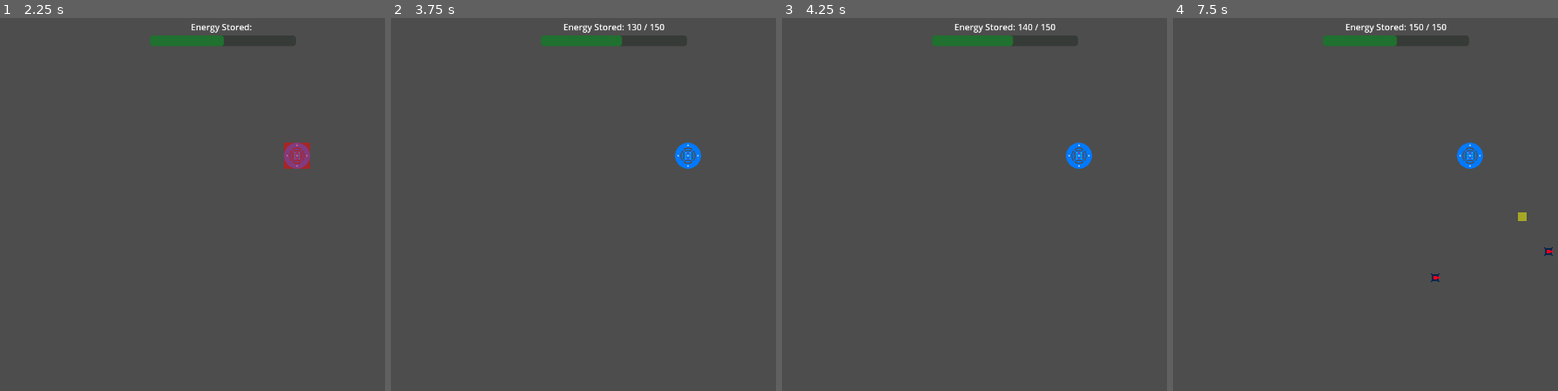
Above: before the commit, frames 1-4 (left to right).
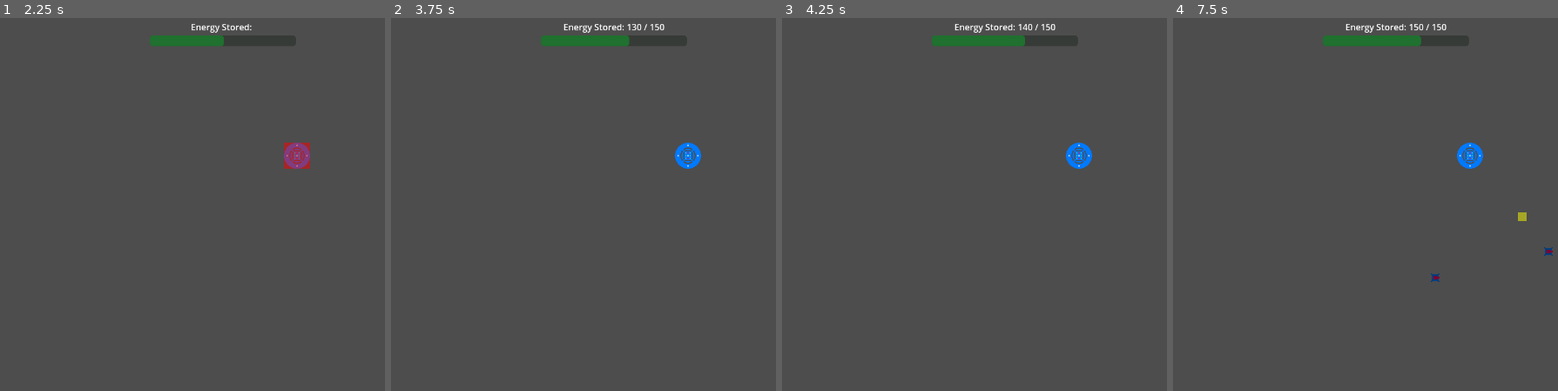
Above: after the commit, the same moments.

Repository: PabloNina/base-defense
Game: Godot game, scene res://src/scenes/test_scenes/first_ts.tscn
Two runs of this game, one before a commit and one after it. Both use one fixed random seed, a clock stepped at 60 frames per second and the inputs below. The project has no main scene, so this scene is started directly.
Inputs (mouse positions are in pixels of both pictures, inside the frame that each line leads up to):
- Up to frame 1 (2.25 s): tap Enter at 0.5, 2 s; move the mouse to (377, 245) at 0.52 s; hold 1 (key_1) 0.53-1.25 s; click (377, 245) at 0.67 s; tap Space at 1.25 s; drag from (84, 297) to (377, 252) at 1.27 s; move the mouse to (292, 159) at 2.02 s; hold 3 (key_3) from 2.03 s (still down); click (292, 159) at 2.17 s
- Up to frame 2 (3.75 s): release 3 (key_3) at 2.75 s; tap Space at 2.75 s; drag from (687, 156) to (406, 193) at 2.77 s; tap Enter at 3.5 s; move the mouse to (outside the picture) at 3.52 s; hold Right mouse button (right_mouse) from 3.53 s (still down); click (outside the picture) at 3.67 s
- Up to frame 3 (4.25 s): keep holding Right mouse button (right_mouse)
- Up to frame 4 (7.5 s): release Right mouse button (right_mouse) at 4.25 s; tap Space at 4.25 s; drag from (1188, 193) to (1469, 156) at 4.27 s; move the mouse to (1430, 271) at 5.02 s; hold 2 (key_2) 5.03-5.75 s; click (1430, 271) at 5.17 s; drag from (1434, 279) to (1257, 297) at 5.77 s; move the mouse to (1550, 245) at 6.52 s; press the mouse at (1550, 245) at 6.53 s; release the mouse at (1550, 245) at 7.25 s; drag from (1550, 252) to (1469, 156) at 7.27 s

Frame 1 is identical in both runs. In frame 2, less than 0.1% of the frame differs, in the area x 59-62%, y 4-8%; in frame 3, less than 0.1%; in frame 4, 0.3%, in the area x 57-99%, y 4-71%.

Commit message:
Corrections

Diff:
--- a/src/scenes/buildings/energy_relay.gd
+++ b/src/scenes/buildings/energy_relay.gd
@@ -1,10 +1,11 @@
+class_name EnergyRelay
 extends Relay
 
 @onready var sprite_2d: Sprite2D = $Sprite2D
 
 func _update_power_visual():
 	# Color the sprite based on whether the relay is built
-	# and optionally change alpha/brightness if unpowered
+	# maybe change something if unpowered
 	if is_built:
 		# Built relay: full color
 		sprite_2d.modulate = Color(1, 1, 1, 1)
--- a/src/scenes/buildings/plasma_cannon.gd
+++ b/src/scenes/buildings/plasma_cannon.gd
@@ -4,7 +4,18 @@
 @onready var turret_sprite: Sprite2D = $TurretSprite
 
 func _update_power_visual():
-	if base_sprite == null and turret_sprite == null:
-		return
-	base_sprite.modulate = Color(1.0, 1.0, 1.0) if is_powered else Color(1.0, 0.3, 0.3)
-	turret_sprite.modulate = Color(1.0, 1.0, 1.0) if is_powered else Color(1.0, 0.3, 0.3)
+		# Color the sprite based on whether the relay is built
+	# and optionally change alpha/brightness if unpowered
+	if is_built:
+		# Built relay: full color
+		base_sprite.modulate = Color(1, 1, 1, 1)
+		turret_sprite.modulate = Color(1, 1, 1, 1)
+	else:
+		# Not built: dimmed / greyed out
+		base_sprite.modulate = Color(0.5, 0.5, 0.5, 1)
+		turret_sprite.modulate = Color(0.5, 0.5, 0.5, 1)
+
+	#if base_sprite == null and turret_sprite == null:
+		#return
+	#base_sprite.modulate = Color(1.0, 1.0, 1.0) if is_powered else Color(1.0, 0.3, 0.3)
+	#turret_sprite.modulate = Color(1.0, 1.0, 1.0) if is_powered else Color(1.0, 0.3, 0.3)
--- a/src/scenes/components/network_manager.gd
+++ b/src/scenes/components/network_manager.gd
@@ -30,7 +30,7 @@
 
 var stored_energy: int = 0  # total energy stored
 var max_stored_energy: int = 150
-
+var net_balance: int = 0
 # -----------------------------------------
 # --- Engine Callbacks --------------------
 # -----------------------------------------
@@ -263,12 +263,10 @@
 	stored_energy = clamp(stored_energy, -max_stored_energy, max_stored_energy)
 
 	# --- Compute Net Balance for UI ---
-	var net_balance: int = produced - spent  # + means surplus, - means deficit
+	net_balance += produced - spent  # + means surplus, - means deficit
 
 	# --- Emit UI Updates ---
 	ui_update_energy.emit(base.stored_energy, net_balance)
-	print("Net balance: ", net_balance)
-
 
 
 # -----------------------------------------
@@ -316,6 +314,7 @@
 		last_target_index[base] = (start_index + 1) % targets.size()
 
 	return packets_sent
+
 
 # -----------------------------------------
 # --- Packet Logic ------------------------
--- a/src/scenes/objects/packets/energy_packet.gd
+++ b/src/scenes/objects/packets/energy_packet.gd
@@ -8,7 +8,7 @@
 var speed: float = 1000.0
 var current_index: int = 0
 
-# Listener:
+# Listener: NetworkManager when spawning packets -> on _spawn_packet_along_path(path: Array[Relay]):
 signal packet_arrived(target: Relay)
 
 # -------------------------------
--- a/src/scenes/ui/user_interface.gd
+++ b/src/scenes/ui/user_interface.gd
@@ -18,7 +18,7 @@
 # --- Runtime State -----------------------
 # -----------------------------------------
 var current_building_selected: Relay
-var max_balance_value: int = 50  # Maximum production/demand displayed on bar
+var max_balance_value: float = 150.0  # Maximum production/demand displayed on bar
 
 # -----------------------------------------
 # --- Initialization ---------------------
@@ -48,6 +48,7 @@
 func on_update_energy(current_energy: int, net_balance: int) -> void:
 	energy_stored_label.text = "Energy Stored: %d / %d" % [current_energy, 150]
 	update_energy_balance_bar(net_balance)
+	#print("Net balance: ", net_balance)
 
 # Update the balance bar based on net production/demand
 func update_energy_balance_bar(net_rate: int) -> void:
--- a/src/scenes/ui/user_interface.tscn
+++ b/src/scenes/ui/user_interface.tscn
@@ -32,8 +32,6 @@
 custom_minimum_size = Vector2(0, 20)
 layout_mode = 2
 size_flags_vertical = 8
-min_value = -150.0
-max_value = 150.0
 step = 1.0
 show_percentage = false
 
